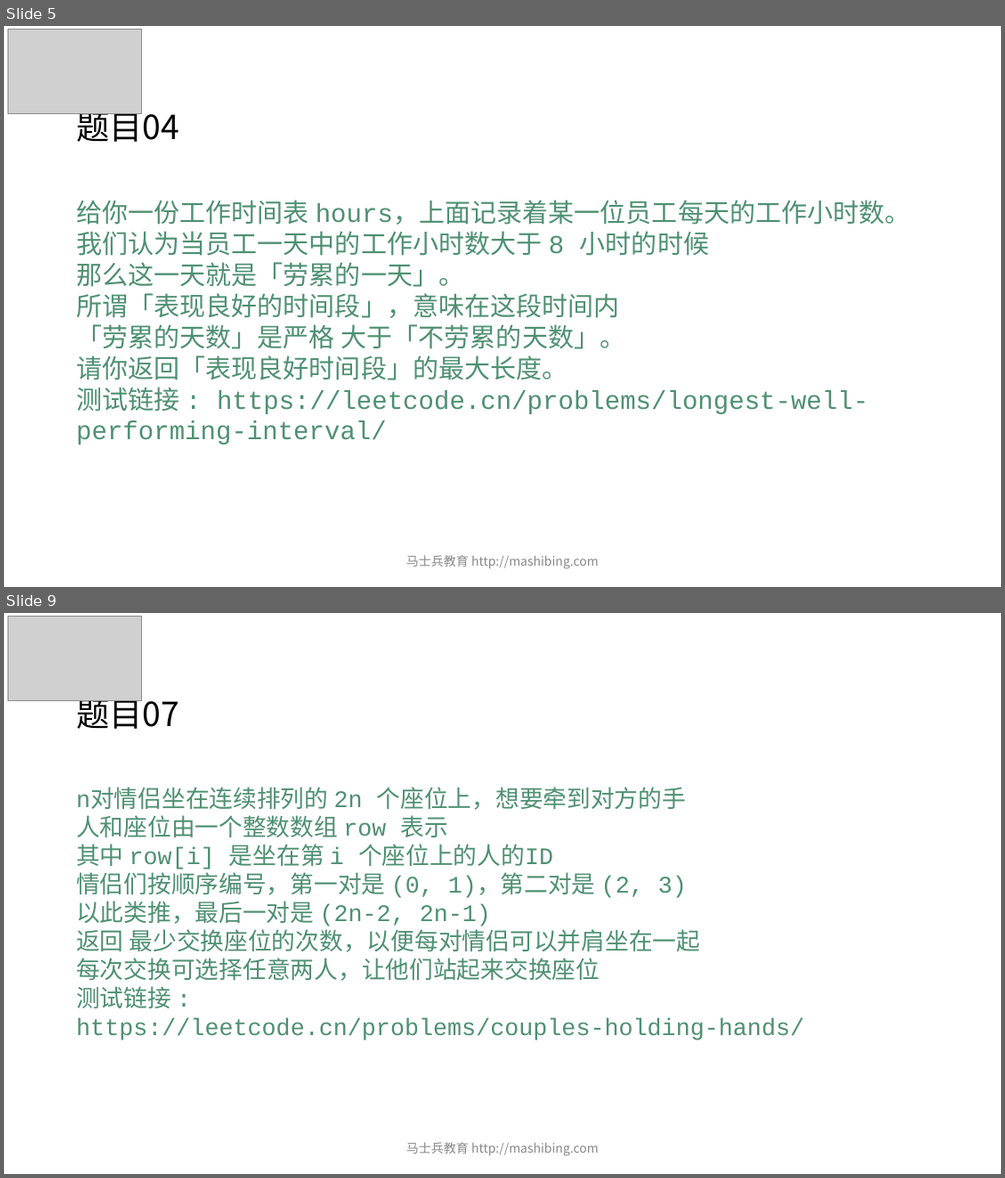
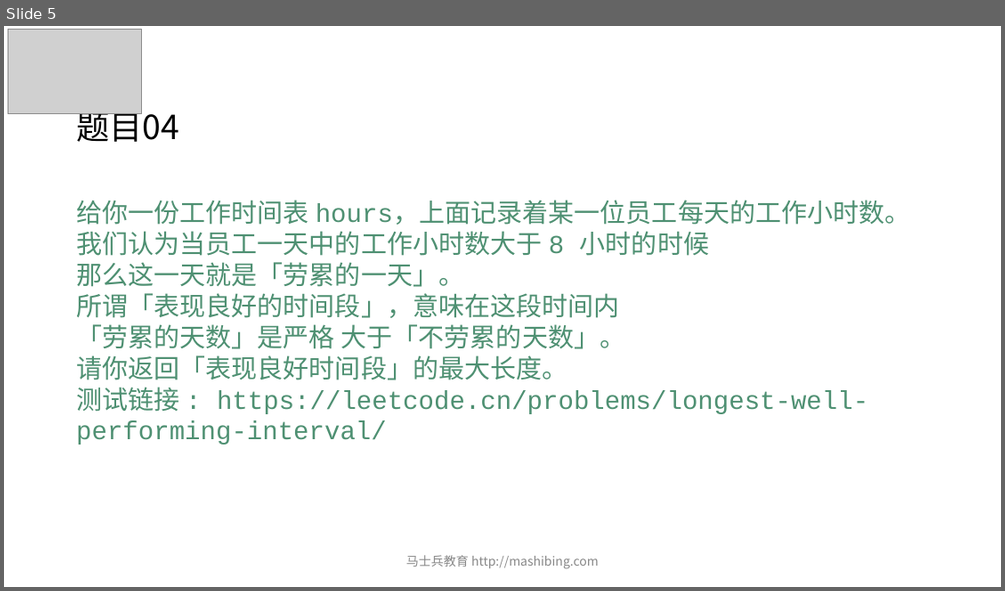
Before and after one commit to algorithmzuo/mca-algorithm-problems, a slide deck: 第03期/ppt/powerpoint/第05节 .pptx. Shown one above the other, each under a label of ours: slides 5 and 9 before the commit, slide 5 after it; the slides between them are not shown. The pictures are 1005x1178 and 1005x591 pixels, drawn with LibreOffice and Linux fonts; fonts in the diff are those of the drawing; grey boxes stand for pictures. Boxes give left, top, right and bottom in pixels: in the first picture for what was removed or moved away, otherwise in the second. Text is boxed around its words. In the diff, an @@ line names an element or a change of style, - is before the commit and + after.

```diff
--- a/第03期/ppt/powerpoint/第05节 .pptx
+++ b/第03期/ppt/powerpoint/第05节 .pptx
@@ slide 9 removed at box(4, 613, 1001, 1174), background #FFFFFF @@
@@ picture removed at box(8, 616, 142, 701) @@
@@ title removed at box(76, 692, 179, 729) @@
-题目07
@@ text removed at box(76, 787, 804, 1040) @@
-n对情侣坐在连续排列的 2n 个座位上，想要牵到对方的手
-人和座位由一个整数数组 row 表示
-其中 row[i] 是坐在第 i 个座位上的人的ID
-情侣们按顺序编号，第一对是 (0, 1)，第二对是 (2, 3)
-以此类推，最后一对是 (2n-2, 2n-1)
-返回 最少交换座位的次数，以便每对情侣可以并肩坐在一起
-每次交换可选择任意两人，让他们站起来交换座位
-测试链接 :
-https://leetcode.cn/problems/couples-holding-hands/
@@ text removed at box(406, 1142, 599, 1156) @@
-马士兵教育 http://mashibing.com
```
Also in this commit, not shown: 2 slides changed, 3 other slides removed, 8 other files.
